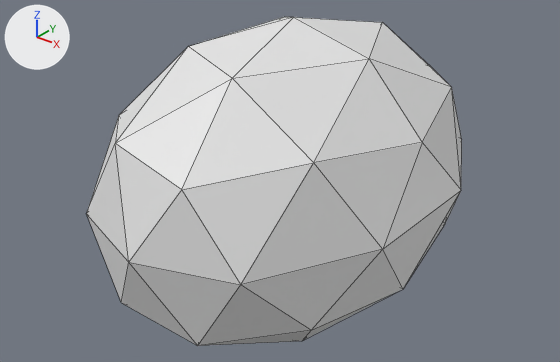
Before and after pictures for a commit that changed the OBJ model assets/models/ceiling.obj.
Camera for both pictures: a 50 mm lens placed at (2.74, -3.55, 2.11), pointed at (0.01, -0.14, 0.0). Arrows for +X, +Y and +Z are at upper left; the lights stay in place. The first picture is the older version. Mesh edges are drawn as thin lines. Where no turn or scale is listed for an object, it has been applied to the vertices.

The older version as bpy lines, for what is in view:
```python
me_icosphere = bpy.data.meshes.new('Icosphere')
me_icosphere.from_pydata(...)  # 42 vertices, 80 faces; spans x -0.95..0.95, y -1.37..1.41, z -1.0..1.0
ob_icosphere = bpy.data.objects.new('Icosphere', me_icosphere)
ob_icosphere.location = (0.0, 0.0, 0.0)
```
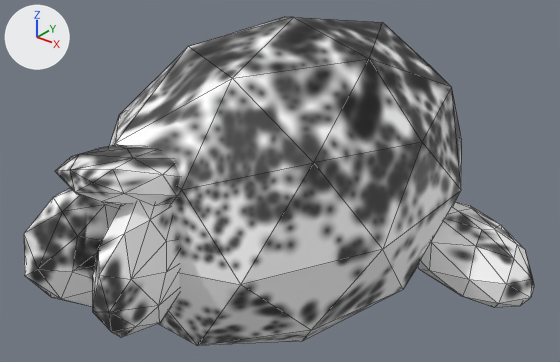
Boxes (x1, y1, x2, y2) around the edits, measured in the pictures (560 x 362 px):
'Icosphere', reshaped (36% wider): before (87, 17, 462, 346); after (24, 17, 534, 346)
part 1 of me_icosphere, added: after (24, 188, 121, 307)
part 2 of me_icosphere, added: after (418, 202, 534, 307)
part 3 of me_icosphere, added: after (55, 145, 181, 205)
part 4 of me_icosphere, added: after (93, 202, 180, 338)
part 5 of me_icosphere, recoloured (white to grey): before (87, 17, 462, 346); after (109, 17, 462, 346)

Diff of the bpy script that builds the scene:
```diff
--- a/assets/models/ceiling.obj.py
+++ b/assets/models/ceiling.obj.py
@@ img_ceilingtexture_png @@
+img_ceilingtexture_png = load_image('ceilingtexture.png', 'ceilingtexture.png', 1024, 1024, 'sRGB')
@@ mat_material @@
+mat_material = principled_material('Material')
+mat_material.texture = img_ceilingtexture_png
@@ me_icosphere @@
 # used by ob_icosphere; location = (0.0, 0.0, 0.0)
-me_icosphere.from_pydata(...)  # 42 vertices, 80 faces; spans x -0.95..0.95, y -1.37..1.41, z -1.0..1.0
+me_icosphere.from_pydata(...)  # 326 vertices, 615 faces; spans x -1.42..1.46, y -1.8..1.54, z -1.0..1.0
+# me_icosphere part 1: a new loose piece of 48 vertices spanning x -0.35..0.08, y -1.8..-0.86, z -0.31..0.44, in mat_material (picture img_ceilingtexture_png)
+# me_icosphere part 2: a new loose piece of 48 vertices spanning x 0.49..1.46, y 0.2..0.88, z -0.71..-0.19, in mat_material (picture img_ceilingtexture_png)
+# me_icosphere part 3: a new loose piece of 48 vertices spanning x -0.29..0.27, y -1.66..-0.74, z 0.22..0.63, in mat_material (picture img_ceilingtexture_png)
+# me_icosphere part 4: a new loose piece of 48 vertices spanning x -0.09..0.34, y -1.78..-0.84, z -0.31..0.44, in mat_material (picture img_ceilingtexture_png)
+# me_icosphere part 5: 80 faces spanning x -0.95..0.95, y -1.37..1.41, z -1.0..1.0 switch from no material to mat_material (picture img_ceilingtexture_png)
+# other edits to the shape of me_icosphere do not show in these pictures
```
